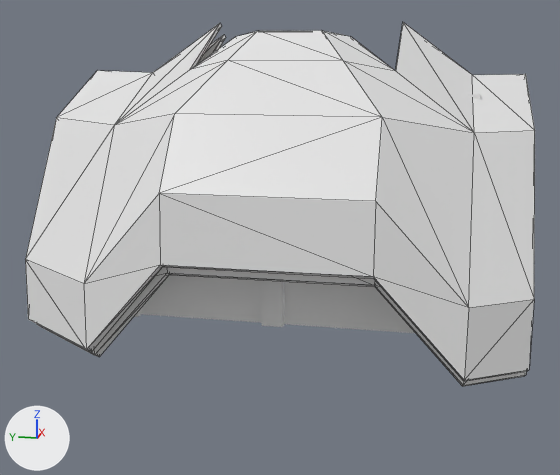
The FBX model Assets/3d/Cock pit.fbx: old version first, new version second.
Before and after are seen from a 50 mm lens placed at (-15.91, -2.86, 4.4), pointed at (0.69, 0.46, 0.25). Every picture has the same lights, and +X, +Y and +Z are marked at lower left. The picture after the commit comes second. Mesh edges are drawn as thin lines on the coarser meshes. Where no turn or scale is listed for an object, it has been applied to the vertices. Vertices at exactly the same position are counted once.

Before the edit, the objects in view are built like this:
```python
me_cube_013 = bpy.data.meshes.new('Cube.013')
me_cube_013.from_pydata(...)  # 1306 vertices, 2608 faces; spans x -1.54..4.79, y -3.69..3.94, z -1.52..3.48
me_cube_013.materials.append(mat_material)  # white #e7e7e7
me_cube_017 = bpy.data.meshes.new('Cube.017')
me_cube_017.from_pydata(...)  # 64 vertices, 124 faces; spans x -0.63..5.32, y -4.71..5.52, z -4.1..2.21
me_cube_018 = bpy.data.meshes.new('Cube.018')
me_cube_018.from_pydata(...)  # 64 vertices, 124 faces; spans x -0.63..5.32, y -4.71..5.52, z -4.1..2.21
ob_cockpit = bpy.data.objects.new('Cockpit', me_cube_013)
ob_cockpit.location = (0.0, 0.0, 0.0)
ob_glass = bpy.data.objects.new('Glass', me_cube_017)
ob_glass.location = (-2.09, 0.0, 2.47)
ob_glass_001 = bpy.data.objects.new('Glass.001', me_cube_018)
ob_glass_001.location = (-2.42, 0.0, 2.72)
# also in view: 'Scock' at (-0.22, 0.15, 0.33)
```
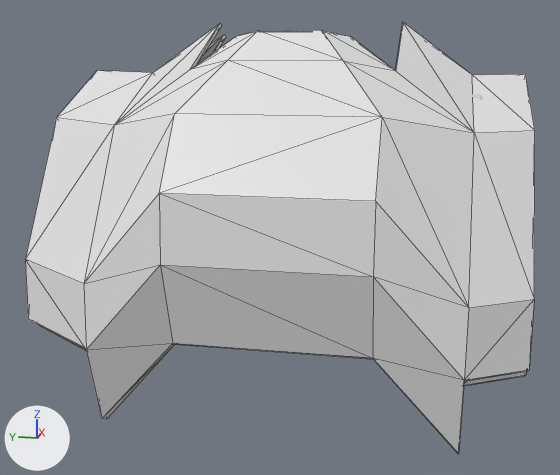
The change, as a list of edits to the scene's bpy script:
```text
Change me_cube_018:
    used by ob_glass_001; location = (-2.42, 0.0, 2.72)
    remove me_cube_018.from_pydata(...)  # 64 vertices, 124 faces; spans x -0.63..5.32, y -4.71..5.52, z -4.1..2.21
    add me_cube_018.from_pydata(...)  # 72 vertices, 140 faces; spans x -0.63..5.32, y -4.71..5.52, z -5.8..2.21
    me_cube_018 part 1
    6 faces are deleted
    8 vertices are added at x -0.13..0.26, y -3.55..3.55, z -5.8..-3.84
    22 new faces join them
```

Pixel boxes (x1, y1, x2, y2) of what changed, in the pictures (560 x 475 px):
'Glass.001', reshaped (20% taller)
    before: (25, 22, 535, 381)
    after: (25, 22, 535, 453)
part 1 of me_cube_018, built on
    before: (86, 265, 464, 381)
    after: (86, 265, 464, 453)
'Cockpit', unchanged, covered by the edit
    before: (141, 94, 480, 333)
    after: (468, 94, 480, 100)
'Glass', unchanged, covered by the edit
    both: (37, 35, 526, 386)
